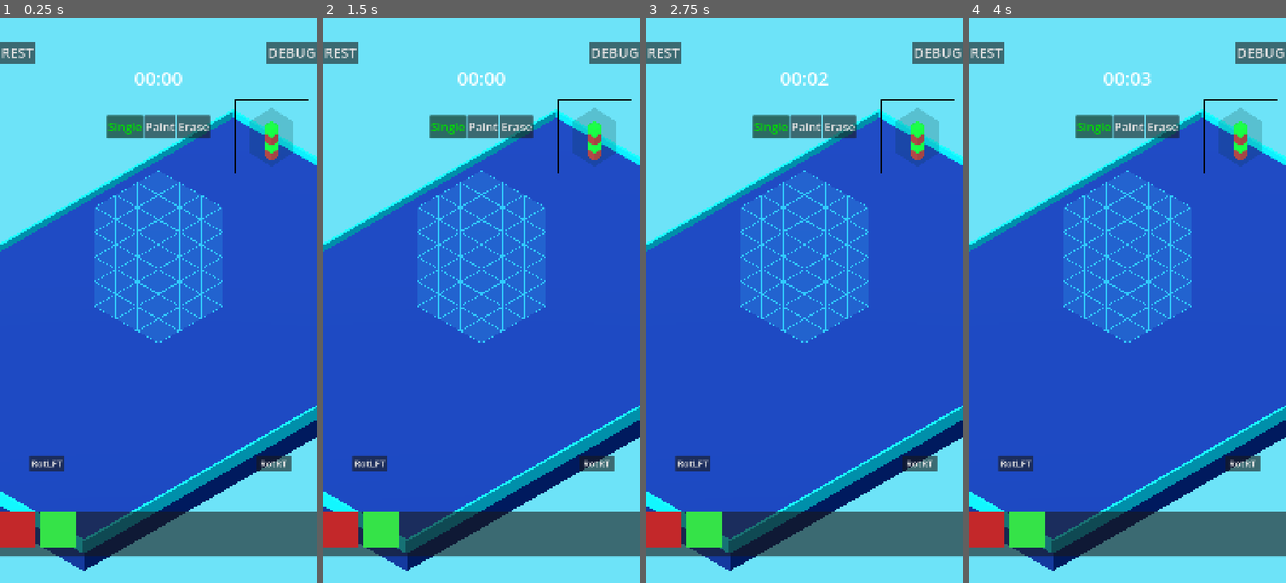
Above: before the commit, frames 1-4 (left to right).
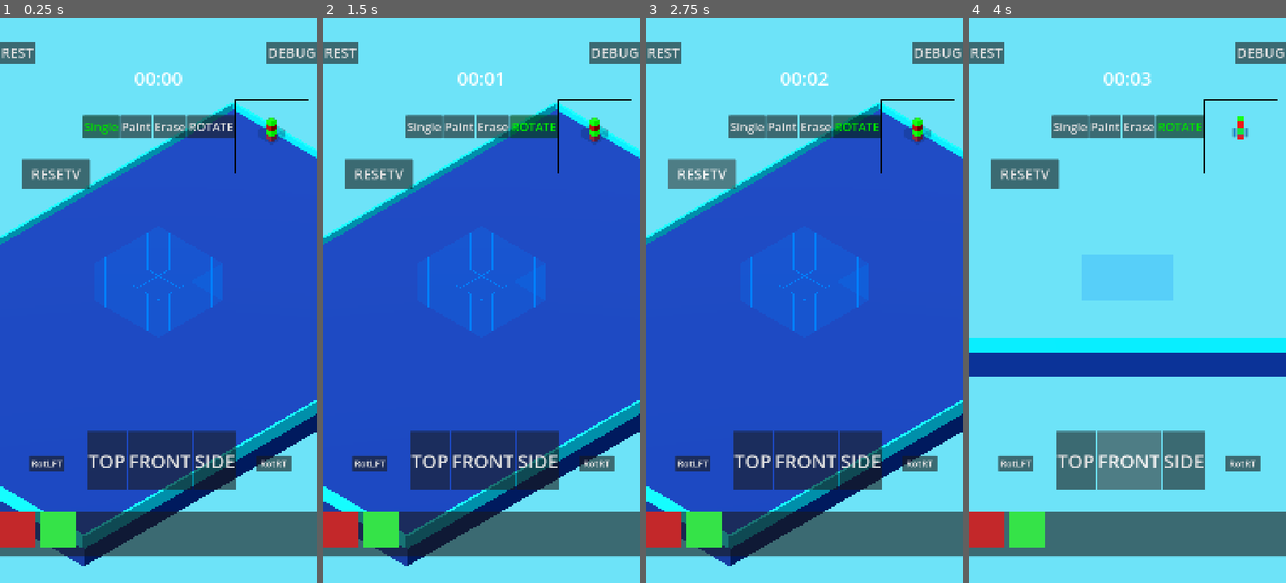
Above: after the commit, the same moments.

Repository: shivdulipati/historical-voxel-builder
Game: Godot game, scene res://main.tscn
Same seed, same stepped clock (60 frames per second), same inputs: the game is played once before the commit and once after it. The engine's default icon, where the game draws it, is replaced by a stand-in: a white triangle on a blue panel in a dark square.
Inputs (mouse positions are in pixels of both pictures, inside the frame that each line leads up to):
- Up to frame 1 (0.25 s): no input
- Up to frame 2 (1.5 s): click "REST" at 0.5 s; click (532, 125) at 1.25 s, where only the run after the commit has a clickable "ROTATE"
- Up to frame 3 (2.75 s): click (703, 176) at 2 s, where only the run after the commit has a clickable "RESETV"
- Up to frame 4 (4 s): click (1076, 458) at 2.75 s, where only the run after the commit has a clickable "TOP"; click (1127, 458) at 3.5 s, where only the run after the commit has a clickable "FRONT"

The runs differ from the first frame. In frame 1, 14% of the frame differs, in the area x 0-100%, y 15-98%; in frame 2, 14%; in frame 3, 14%; in frame 4, 63%.
Error before the commit: Cannot call method 'get_nodes_in_group' on a null value. (res://main.gd:218)

Commit message:
End of Day

Diff:
--- a/new-game-project/button.gd
+++ /dev/null
@@ -1,4 +0,0 @@
-extends Button
-
-func _ready() -> void:
-	pressed.connect(get_tree().reload_current_scene)
--- a/new-game-project/draggable_object.gd
+++ b/new-game-project/draggable_object.gd
@@ -20,6 +20,7 @@
 
 var _mesh: MeshInstance3D
 var _material: StandardMaterial3D
+var _outline_mat: Material
 
 ## Ghost indicator that slides on the floor while the object floats above it.
 @onready var _drop_indicator: MeshInstance3D = $DropIndicator
@@ -61,9 +62,14 @@
 		# Duplicate so each instance owns its own material copy.
 		_material = _mesh.get_active_material(0).duplicate() as StandardMaterial3D
 		_mesh.set_surface_override_material(0, _material)
+		_outline_mat = _material.next_pass
 
 
 func _input(event: InputEvent) -> void:
+	var main_scene = get_tree().current_scene
+	if main_scene.current_tool == 3: # 3 == ToolMode.ROTATE
+		return
+
 	# While waiting for a long-press on a placed block, watch only for the
 	# matching finger lifting early — that cancels the pick-up attempt.
 	if is_placed and is_pressing:
@@ -201,6 +207,10 @@
 
 
 func _on_input_event(_camera, event, _position, _normal, _shape_idx) -> void:
+	var main_scene = get_tree().current_scene
+	if main_scene.current_tool == 3: # 3 == ToolMode.ROTATE
+		return
+
 	# --- Eraser tool: delete this block on touch/click ---
 	var is_press: bool = (event is InputEventScreenTouch and event.pressed) \
 		or (event is InputEventMouseButton and event.button_index == MOUSE_BUTTON_LEFT and event.pressed)
@@ -257,14 +267,23 @@
 func _tween_alpha(target_alpha: float) -> void:
 	if _material == null:
 		return
-	_material.transparency = BaseMaterial3D.TRANSPARENCY_ALPHA
+
+	# Hide the outline while translucent
+	if target_alpha < 1.0:
+		_material.next_pass = null
+		_material.transparency = BaseMaterial3D.TRANSPARENCY_ALPHA
+
 	var t = get_tree().create_tween()
 	t.tween_property(_material, "albedo_color:a", target_alpha, 0.15)\
 	 .set_trans(Tween.TRANS_SINE)\
 	 .set_ease(Tween.EASE_OUT)
+
+	# Restore the outline when fully opaque
 	if target_alpha >= 1.0:
-		# Restore opaque rendering mode once fully solid so it renders correctly.
-		t.tween_callback(func(): _material.transparency = BaseMaterial3D.TRANSPARENCY_DISABLED)
+		t.tween_callback(func():
+			_material.transparency = BaseMaterial3D.TRANSPARENCY_DISABLED
+			_material.next_pass = _outline_mat
+		)
 
 
 func _physics_process(delta: float) -> void:
--- a/new-game-project/draggable_object.tscn
+++ b/new-game-project/draggable_object.tscn
@@ -6,7 +6,15 @@
 
 [sub_resource type="BoxMesh" id="BoxMesh_1bvp3"]
 
+[sub_resource type="StandardMaterial3D" id="StandardMaterial3D_m24kv"]
+cull_mode = 1
+shading_mode = 0
+albedo_color = Color(0, 0, 0, 1)
+grow = true
+grow_amount = 0.02
+
 [sub_resource type="StandardMaterial3D" id="StandardMaterial3D_1bvp3"]
+next_pass = SubResource("StandardMaterial3D_m24kv")
 depth_draw_mode = 1
 albedo_color = Color(0.9428177, 0.8581989, 0.3901112, 1)
 
@@ -17,9 +25,9 @@
 [sub_resource type="ShaderMaterial" id="ShaderMaterial_el065"]
 render_priority = 0
 shader = ExtResource("2_m24kv")
-shader_parameter/line_color = Color(0.9250329, 0.929443, 0.45099247, 1)
-shader_parameter/glass_color = Color(1, 1, 1, 0.101960786)
+shader_parameter/grid_color = Color(0, 0.5, 1, 1)
 shader_parameter/line_thickness = 0.02000000095
+shader_parameter/floor_opacity = 0.2
 
 [node name="Box" type="RigidBody3D" unique_id=845027019]
 collision_layer = 2
--- a/new-game-project/grid_box.gdshader
+++ b/new-game-project/grid_box.gdshader
@@ -1,36 +1,27 @@
 shader_type spatial;
-render_mode blend_mix, depth_draw_never, cull_disabled, unshaded;
+render_mode blend_mix, depth_draw_always, cull_disabled, unshaded;
 
-uniform vec4 line_color : source_color = vec4(0.2, 0.8, 1.0, 1.0);
-uniform vec4 glass_color : source_color = vec4(0.2, 0.8, 1.0, 0.1);
-uniform float line_thickness : hint_range(0.0, 0.5) = 0.05;
+uniform vec4 grid_color : source_color = vec4(0.0, 0.5, 1.0, 1.0);
+uniform float line_thickness = 0.03;
+uniform float floor_opacity = 0.2;
 
-varying vec3 world_pos;
+varying vec3 local_pos;
 
 void vertex() {
-	world_pos = (MODEL_MATRIX * vec4(VERTEX, 1.0)).xyz;
+	local_pos = VERTEX;
 }
 
 void fragment() {
-	// Shift X and Z by 0.5 to align lines with the block edges, keep Y as is
-	vec3 shifted_pos = vec3(world_pos.x + 0.5, world_pos.y, world_pos.z + 0.5);
+	// Erase the walls and ceiling entirely. Only the bottom face renders.
+	if (local_pos.y > -0.49) {
+		discard;
+	}
 
-	vec3 f = fract(shifted_pos);
-	vec3 df = min(f, 1.0 - f);
+	// Calculate the 2D grid strictly on the XZ floor plane
+	vec2 grid = abs(fract(local_pos.xz + 0.5) - 0.5);
+	vec2 lines = step(grid, vec2(line_thickness));
+	float grid_mask = max(lines.x, lines.y);
 
-	bool on_x = df.x < line_thickness;
-	bool on_y = df.y < line_thickness;
-	bool on_z = df.z < line_thickness;
-
-	// A 3D line only exists where at least two planes intersect
-	bool is_line = (on_x && on_y) || (on_x && on_z) || (on_y && on_z);
-
-	if (is_line) {
-		ALBEDO = line_color.rgb;
-		ALPHA = line_color.a;
-	} else {
-		// Draw the faint glass face instead of discarding
-		ALBEDO = glass_color.rgb;
-		ALPHA = glass_color.a;
-	}
+	ALBEDO = grid_color.rgb;
+	ALPHA = max(grid_mask, floor_opacity) * grid_color.a;
 }
--- a/new-game-project/main.gd
+++ b/new-game-project/main.gd
@@ -1,6 +1,6 @@
 extends Node3D
 
-enum ToolMode { SINGLE, PAINT, ERASER }
+enum ToolMode { SINGLE, PAINT, ERASER, ROTATE }
 var current_tool: ToolMode = ToolMode.SINGLE
 
 @export var block_scene: PackedScene
@@ -39,6 +39,20 @@
 @onready var btn_single = $HUD/Control/ToolTray/BtnSingle
 @onready var btn_paint  = $HUD/Control/ToolTray/BtnPaint
 @onready var btn_eraser = $HUD/Control/ToolTray/BtnEraser
+
+@onready var ref_camera_pivot = $HUD/Control/ReferenceContainer/SubViewport/ReferenceWorld/RefCameraPivot
+
+@onready var btn_top    = $HUD/Control/CubeUI/BtnTop
+@onready var btn_front  = $HUD/Control/CubeUI/BtnFront
+@onready var btn_side   = $HUD/Control/CubeUI/BtnSide
+
+@onready var btn_rotate = $HUD/Control/ToolTray/BtnRotate
+@onready var btn_reset  = $HUD/Control/BtnReset
+
+## Stores the initial isometric rotation of camera_pivot, set in _ready().
+var default_cam_rot := Vector3.ZERO
+## Tracks which CubeUI face button is currently active (null = isometric default).
+var active_cube_face: Button = null
 
 @onready var ref_container    = $HUD/Control/ReferenceContainer
 @onready var inspect_overlay  = $HUD/Control/InspectOverlay
@@ -82,6 +96,14 @@
 	btn_eraser.pressed.connect(func(): set_tool(ToolMode.ERASER))
 	set_tool(ToolMode.SINGLE)
 
+	default_cam_rot = camera_pivot.rotation
+	btn_top.pressed.connect(func(): _snap_camera(Vector3(-PI / 2.0, 0.0, 0.0), btn_top))
+	btn_front.pressed.connect(func(): _snap_camera(Vector3(0.0, 0.0, 0.0), btn_front))
+	btn_side.pressed.connect(func(): _snap_camera(Vector3(0.0, -PI / 2.0, 0.0), btn_side))
+
+	btn_rotate.pressed.connect(func(): set_tool(ToolMode.ROTATE))
+	btn_reset.pressed.connect(_reset_camera_look)
+
 	var _ok := load_level(current_level_index + 1)
 
 
@@ -90,6 +112,33 @@
 	btn_single.modulate = Color.GREEN if mode == ToolMode.SINGLE else Color.WHITE
 	btn_paint.modulate  = Color.GREEN if mode == ToolMode.PAINT  else Color.WHITE
 	btn_eraser.modulate = Color.GREEN if mode == ToolMode.ERASER else Color.WHITE
+	btn_rotate.modulate = Color.GREEN if mode == ToolMode.ROTATE else Color.WHITE
+
+
+func _input(event: InputEvent) -> void:
+	var is_touch_drag = event is InputEventScreenDrag
+	var is_mouse_drag = event is InputEventMouseMotion and Input.is_mouse_button_pressed(MOUSE_BUTTON_LEFT)
+
+	if current_tool == ToolMode.ROTATE and (is_touch_drag or is_mouse_drag):
+		var sensitivity: float = 0.005
+		camera_pivot.rotation.y -= event.relative.x * sensitivity
+		camera_pivot.rotation.x -= event.relative.y * sensitivity
+		camera_pivot.rotation.x = clamp(camera_pivot.rotation.x, -PI / 2.0, 0.0)
+
+		# Magnetic snap to 90-degree increments (~5-degree pull margin)
+		var snap_margin := 0.087
+		var snap_step := PI / 2.0
+
+		var target_x: float = round(camera_pivot.rotation.x / snap_step) * snap_step
+		if abs(camera_pivot.rotation.x - target_x) < snap_margin:
+			camera_pivot.rotation.x = target_x
+
+		var target_y: float = round(camera_pivot.rotation.y / snap_step) * snap_step
+		if abs(camera_pivot.rotation.y - target_y) < snap_margin:
+			camera_pivot.rotation.y = target_y
+
+		if ref_camera_pivot:
+			ref_camera_pivot.rotation = camera_pivot.rotation
 
 
 func _on_inventory_gui_input(event: InputEvent, item_node: Control) -> void:
@@ -98,6 +147,9 @@
 
 	if not (is_touch or is_click):
 		return
+
+	if current_tool == ToolMode.ROTATE:
+		set_tool(ToolMode.SINGLE)
 
 	item_node.accept_event()
 
@@ -119,6 +171,8 @@
 func _process(delta: float) -> void:
 	_elapsed += delta
 	_timer_label.text = "%02d:%02d" % [int(_elapsed) / 60, int(_elapsed) % 60]
+	if ref_camera_pivot:
+		ref_camera_pivot.rotation = camera_pivot.rotation
 
 
 func _on_restart_pressed() -> void:
@@ -168,6 +222,30 @@
 	is_orbiting = false
 
 
+
+func _reset_camera_look() -> void:
+	var tween = create_tween()
+	tween.tween_property(camera_pivot, "rotation", default_cam_rot, 0.3)\
+		.set_trans(Tween.TRANS_QUAD)\
+		.set_ease(Tween.EASE_OUT)
+
+
+func _snap_camera(target_rot: Vector3, clicked_btn: Button) -> void:
+	if active_cube_face == clicked_btn:
+		_reset_camera_look()
+		active_cube_face = null
+		return
+
+	active_cube_face = clicked_btn
+	var tween = create_tween()
+	tween.tween_property(camera_pivot, "rotation", target_rot, 0.3)\
+		.set_trans(Tween.TRANS_QUAD)\
+		.set_ease(Tween.EASE_OUT)
+	await tween.finished
+	if ref_camera_pivot:
+		ref_camera_pivot.rotation = target_rot
+
+
 func load_level(target_id: int) -> bool:
 	# --- Parse levels.json and locate the requested level entry ---
 	var file := FileAccess.open("res://levels.json", FileAccess.READ)
@@ -215,10 +293,15 @@
 	)
 
 	# --- Clear live blocks and reset state ---
-	for block in get_tree().get_nodes_in_group("draggable"):
+	var tree = get_tree()
+	if tree == null:
+		return false
+
+	for block in tree.get_nodes_in_group("draggable"):
 		block.queue_free()
 	current_build.clear()
 	_inspect_target_rotation_y = 0.0
+	_reset_camera_look()
 
 	# --- Parse "x,y,z" string keys into Vector3 and populate target_puzzle ---
 	target_puzzle.clear()
@@ -272,23 +355,18 @@
 
 		target_container.add_child(mesh_instance)
 
-	# 3. Holographic bounding box that wraps all target blocks.
+	# 3. Apply the Clear Glass Holographic Grid
 	var bounds_size := Vector3((limit_x * 2.0) + 1.0, limit_y, (limit_z * 2.0) + 1.0)
 	var bounds_center := Vector3(0.0, limit_y / 2.0, 0.0)
 
-	var holo_mat := StandardMaterial3D.new()
-	holo_mat.transparency = BaseMaterial3D.TRANSPARENCY_ALPHA
-	holo_mat.albedo_color = Color(0.0, 1.0, 1.0, 0.2)
-	holo_mat.emission_enabled = true
-	holo_mat.emission = Color(0.0, 1.0, 1.0)
-
+	var holo_instance := MeshInstance3D.new()
 	var holo_box := BoxMesh.new()
 	holo_box.size = bounds_size
-
-	var holo_instance := MeshInstance3D.new()
 	holo_instance.mesh = holo_box
-	holo_instance.material_override = holo_mat
 	holo_instance.position = bounds_center
+
+	if _grid_mesh and _grid_mesh.get_active_material(0):
+		holo_instance.material_override = _grid_mesh.get_active_material(0)
 
 	target_container.add_child(holo_instance)
 
@@ -296,18 +374,18 @@
 	var ref_camera = reference_world.get_node_or_null("Camera3D")
 	var ref_light = reference_world.get_node_or_null("DirectionalLight3D")
 
-	if ref_camera:
+	if ref_camera and ref_camera_pivot:
 		# Calculate the true diagonal width of the puzzle base
 		var diagonal: float = sqrt((bounds_size.x * bounds_size.x) + (bounds_size.z * bounds_size.z))
-
-		# The required size must encapsulate the diagonal width, or the total height for tall towers
 		var required_size: float = maxf(diagonal, bounds_size.y * 1.5)
 
-		# Move the camera back proportionally and look at the center
-		ref_camera.position = bounds_center + Vector3(1.0, 1.2, 1.0).normalized() * (required_size * 2.5)
-		ref_camera.look_at(bounds_center)
-
-		# Pad the final size by 20% to leave a comfortable margin around the puzzle edges
+		# Center the pivot exactly on the puzzle
+		ref_camera_pivot.position = bounds_center
+
+		# Push the camera straight back on the local Z axis with zero rotation
+		ref_camera.position = Vector3(0.0, 0.0, required_size * 2.5)
+		ref_camera.rotation = Vector3.ZERO
+
 		if ref_camera.projection == Camera3D.PROJECTION_ORTHOGONAL:
 			ref_camera.size = required_size * 1.2
 
--- a/new-game-project/main.tscn
+++ b/new-game-project/main.tscn
@@ -2,7 +2,6 @@
 
 [ext_resource type="Script" uid="uid://bempvqvskvxb7" path="res://main.gd" id="1_lquwl"]
 [ext_resource type="PackedScene" uid="uid://c04ixih3t6o20" path="res://draggable_object.tscn" id="2_1bvp3"]
-[ext_resource type="Script" uid="uid://uusxfhw2epny" path="res://button.gd" id="4_1bvp3"]
 [ext_resource type="Shader" uid="uid://bri02xyg2hxn0" path="res://grid_box.gdshader" id="5_lquwl"]
 [ext_resource type="Texture2D" uid="uid://4q335xxs2p" path="res://icon.svg" id="6_7mycd"]
 
@@ -52,8 +51,7 @@
 resource_local_to_scene = true
 render_priority = 0
 shader = ExtResource("5_lquwl")
-shader_parameter/line_color = Color(0.2, 0.8, 1, 1)
-shader_parameter/glass_color = Color(0.2, 0.8, 1, 0.09803922)
+shader_parameter/grid_color = Color(0, 0.5, 1, 1)
 shader_parameter/line_thickness = 0.02000000095
 
 [sub_resource type="BoxMesh" id="BoxMesh_5vw27"]
@@ -130,7 +128,6 @@
 offset_bottom = 31.0
 theme_override_font_sizes/font_size = 48
 text = "REST"
-script = ExtResource("4_1bvp3")
 
 [node name="TimerLabel" type="Label" parent="HUD/Control" unique_id=1166518386]
 layout_mode = 1
@@ -296,16 +293,19 @@
 
 [node name="ReferenceWorld" type="Node3D" parent="HUD/Control/ReferenceContainer/SubViewport" unique_id=652240800]
 
-[node name="Camera3D" type="Camera3D" parent="HUD/Control/ReferenceContainer/SubViewport/ReferenceWorld" unique_id=237950843]
-transform = Transform3D(0.70710677, -0.49999997, 0.49999997, 0, 0.70710677, 0.70710677, -0.70710677, -0.49999997, 0.49999997, 5, 5, 5)
+[node name="TargetBlocks" type="Node3D" parent="HUD/Control/ReferenceContainer/SubViewport/ReferenceWorld" unique_id=641373745]
+
+[node name="RefCameraPivot" type="Node3D" parent="HUD/Control/ReferenceContainer/SubViewport/ReferenceWorld" unique_id=153138645]
+transform = Transform3D(0.70710677, -0.40860704, 0.5770964, 0, 0.8161376, 0.5778576, -0.70710677, -0.40860704, 0.5770964, 0, 0, 0)
+
+[node name="Camera3D" type="Camera3D" parent="HUD/Control/ReferenceContainer/SubViewport/ReferenceWorld/RefCameraPivot" unique_id=237950843]
+transform = Transform3D(1, 0, 0, 0, 1, 0, 0, 0, 1, 0, 0, 30)
 projection = 1
 size = 12.0
 near = 0.5
 
-[node name="DirectionalLight3D" type="DirectionalLight3D" parent="HUD/Control/ReferenceContainer/SubViewport/ReferenceWorld" unique_id=671050006]
-transform = Transform3D(1, 0, 0, 0, 0.25881907, 0.9659258, 0, -0.9659258, 0.25881907, 0, 0, 0)
-
-[node name="TargetBlocks" type="Node3D" parent="HUD/Control/ReferenceContainer/SubViewport/ReferenceWorld" unique_id=641373745]
+[node name="DirectionalLight3D" type="DirectionalLight3D" parent="HUD/Control/ReferenceContainer/SubViewport/ReferenceWorld/RefCameraPivot/Camera3D" unique_id=671050006]
+transform = Transform3D(0.70710677, 0.68301266, -0.18301274, -0.4086071, 0.60591614, 0.6825731, 0.57709646, -0.40787172, 0.7075312, 0, 0, 0)
 
 [node name="WinPanel" type="Panel" parent="HUD/Control" unique_id=198717561]
 layout_mode = 1
@@ -467,6 +467,51 @@
 theme_override_font_sizes/font_size = 40
 text = "Erase"
 
+[node name="BtnRotate" type="Button" parent="HUD/Control/ToolTray" unique_id=132595851]
+layout_mode = 2
+theme_override_font_sizes/font_size = 40
+text = "ROTATE"
+
+[node name="BtnReset" type="Button" parent="HUD/Control" unique_id=612641704]
+custom_minimum_size = Vector2(0, 100)
+layout_mode = 0
+offset_left = 75.0
+offset_top = 400.0
+offset_right = 307.0
+offset_bottom = 500.0
+theme_override_font_sizes/font_size = 48
+text = "RESETV"
+
+[node name="CubeUI" type="HBoxContainer" parent="HUD/Control" unique_id=122628037]
+custom_minimum_size = Vector2(0, 200)
+layout_mode = 1
+anchors_preset = 7
+anchor_left = 0.5
+anchor_top = 1.0
+anchor_right = 0.5
+anchor_bottom = 1.0
+offset_left = -90.0
+offset_top = -595.0
+offset_right = 110.0
+offset_bottom = -395.0
+grow_horizontal = 2
+grow_vertical = 0
+
+[node name="BtnTop" type="Button" parent="HUD/Control/CubeUI" unique_id=2016415287]
+layout_mode = 2
+theme_override_font_sizes/font_size = 64
+text = "TOP"
+
+[node name="BtnFront" type="Button" parent="HUD/Control/CubeUI" unique_id=1935901460]
+layout_mode = 2
+theme_override_font_sizes/font_size = 64
+text = "FRONT"
+
+[node name="BtnSide" type="Button" parent="HUD/Control/CubeUI" unique_id=1763639038]
+layout_mode = 2
+theme_override_font_sizes/font_size = 64
+text = "SIDE"
+
 [node name="WorldEnvironment" type="WorldEnvironment" parent="." unique_id=1134175239]
 environment = SubResource("Environment_1bvp3")
 
@@ -478,9 +523,10 @@
 surface_material_override/0 = SubResource("StandardMaterial3D_kek77")
 
 [node name="CameraPivot" type="Node3D" parent="." unique_id=2025048182]
+transform = Transform3D(0.70710677, -0.40860704, 0.5770964, 0, 0.8161376, 0.5778576, -0.70710677, -0.40860704, 0.5770964, 0, 0, 0)
 
 [node name="Camera3D" type="Camera3D" parent="CameraPivot" unique_id=367626471]
-transform = Transform3D(0.7071068, -0.4055798, 0.579228, 0, 0.81915206, 0.57357645, -0.7071068, -0.4055798, 0.579228, 25, 25, 25)
+transform = Transform3D(1, 0, 0, 0, 1, 0, 0, 0, 1, 0, 0, 30)
 keep_aspect = 0
 projection = 1
 current = true
Not shown, removed: new-game-project/button.gd.uid
